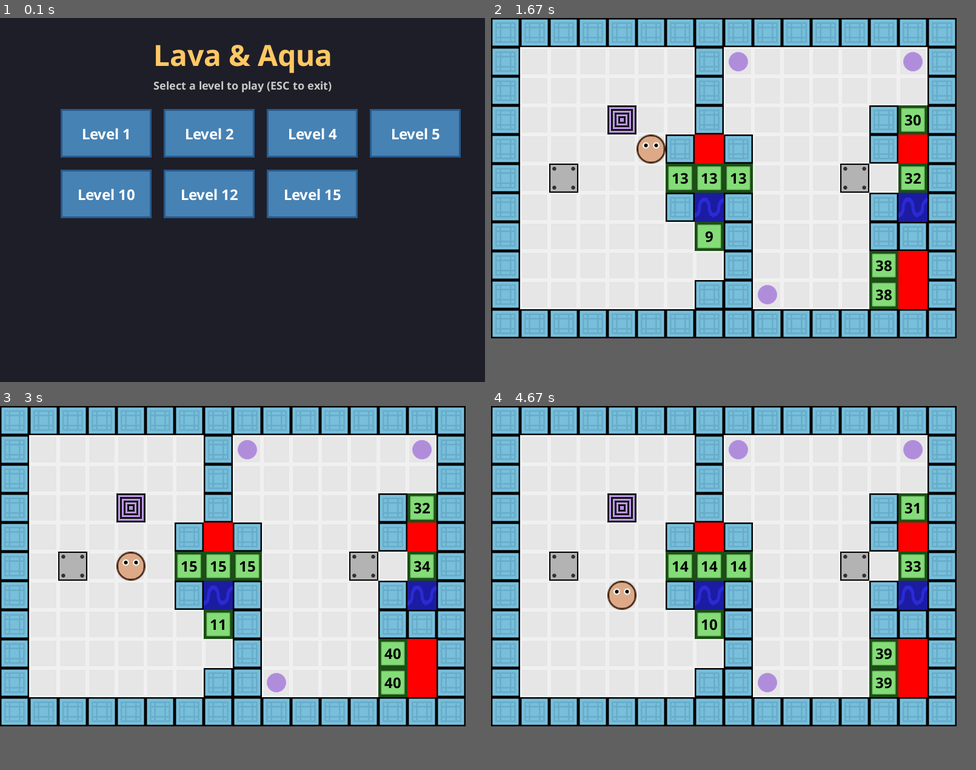
Above: before the commit, frames 1-4 (two rows, left to right).
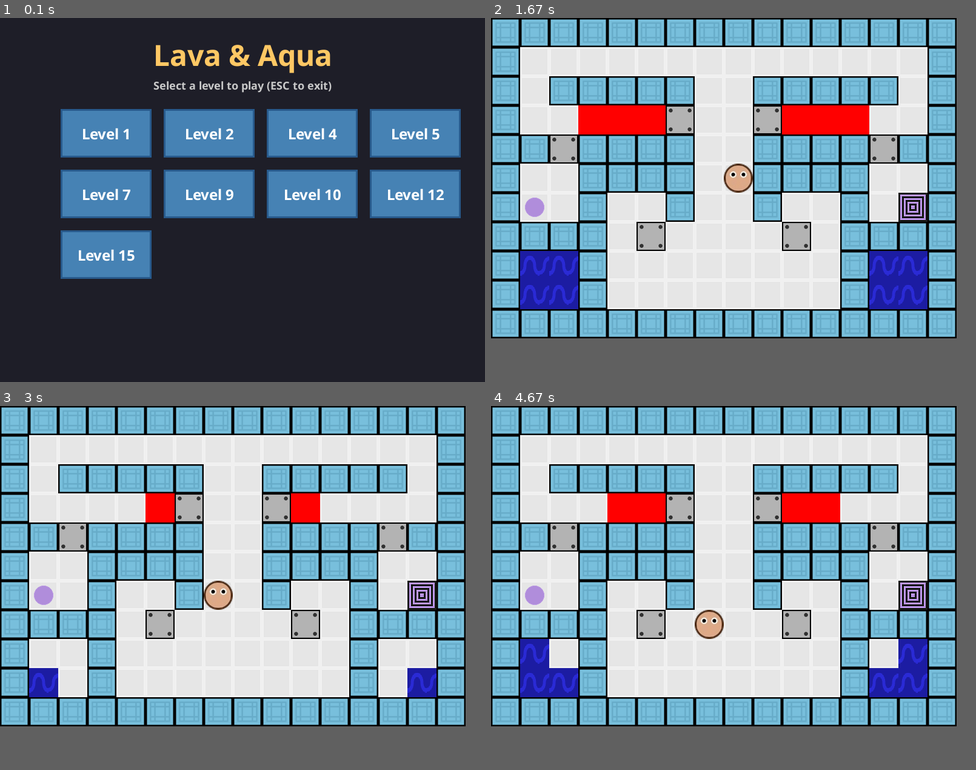
Above: after the commit, the same moments.

Repository: C0ncatS/lava-and-aqua-pygame
Game: pygame game, started from main.py
Two runs of this game, one before a commit and one after it. Both use one fixed random seed, a clock stepped at 60 frames per second and the inputs below.
Inputs (mouse positions are in pixels of both pictures, inside the frame that each line leads up to):
- Up to frame 1 (0.1 s): no input
- Up to frame 2 (1.67 s): click (733, 200) at 0.38 s; hold Right 0.67-1.13 s; move the mouse to (723, 200) at 0.7 s; hold Up 1.17-1.47 s
- Up to frame 3 (3 s): tap Z at 2, 2.4, 2.7 s; hold Left 2.33-2.87 s
- Up to frame 4 (4.67 s): tap U at 3.23 s; hold Left 3.57-3.97 s; tap Z at 3.63, 3.93 s; tap S at 4.4 s

The runs differ from the first frame. In frame 1, 5.4% of the frame differs, in the area x 12-95%, y 41-72%; in frame 2, 38%, in the area x 6-90%, y 8-80%; in frame 3, 35%; in frame 4, 37%.

Commit message:
Refactor Position handling and update UI interactions
- Converted the `Position` class in `position.py` to use a dataclass for improved readability and immutability.
- Updated the `UserInterface` class in `ui.py` to utilize the new `Position.from_vector` method for command creation, replacing direct vector instantiation.
- Added new level files `level7.txt` and `level9.txt` to expand gameplay options.

Diff:
--- /dev/null
+++ b/levels/level7.txt
@@ -0,0 +1,11 @@
+# # # # # # # # # # # # # # # #
+# . . . . . . G . . . . . # # #
+# . * . . . . . . . . . . . # #
+# . . . . . . . . . . . . . . #
+# . . . . . . B . . . . . . . #
+# . U . . . B A B . . . . . L #
+# . . . . . . B . . . . . . . #
+# . . . . . . . . . . . . . . #
+# . * . . . . . . . . . . . # #
+# . . . . . . . . . . . . # # #
+# # # # # # # # # # # # # # # #
--- /dev/null
+++ b/levels/level9.txt
@@ -0,0 +1,11 @@
+# # # # # # # # # # # # # # # #
+# . . . . . . . . . . . . . . #
+# . # # # # # . . # # # # # . #
+# . . . . L B . . B L . . . . #
+# # B # # # # . . # # # # B # #
+# . . # # # # . . # # # # . . #
+# * . # . . # U . # . . # . G #
+# # # # . B . . . . B . # # # #
+# . . # . . . . . . . . # . . #
+# A . # . . . . . . . . # . A #
+# # # # # # # # # # # # # # # #
--- a/position.py
+++ b/position.py
@@ -1,14 +1,15 @@
+from dataclasses import dataclass
 from pygame.math import Vector2
 
 
+@dataclass(frozen=True)
 class Position:
+    x: float
+    y: float
+
     @staticmethod
     def from_vector(vector: Vector2):
         return Position(vector.x, vector.y)
-
-    def __init__(self, x: float, y: float):
-        self.x = x
-        self.y = y
 
     def to_vector(self):
         return Vector2(self.x, self.y)
--- a/ui.py
+++ b/ui.py
@@ -158,7 +158,7 @@
 
             return
 
-        direction = Position(0, 0)
+        direction = Vector2(0, 0)
         undo_requested = False
         redo_requested = False
 
@@ -193,7 +193,7 @@
             self.perform_redo()
         # Handle movement
         elif direction.x != 0 or direction.y != 0:
-            command = MoveCommand(self.state, self.player, direction)
+            command = MoveCommand(self.state, self.player, Position.from_vector(direction))
             self.commands.append(command)
 
     def update(self):
